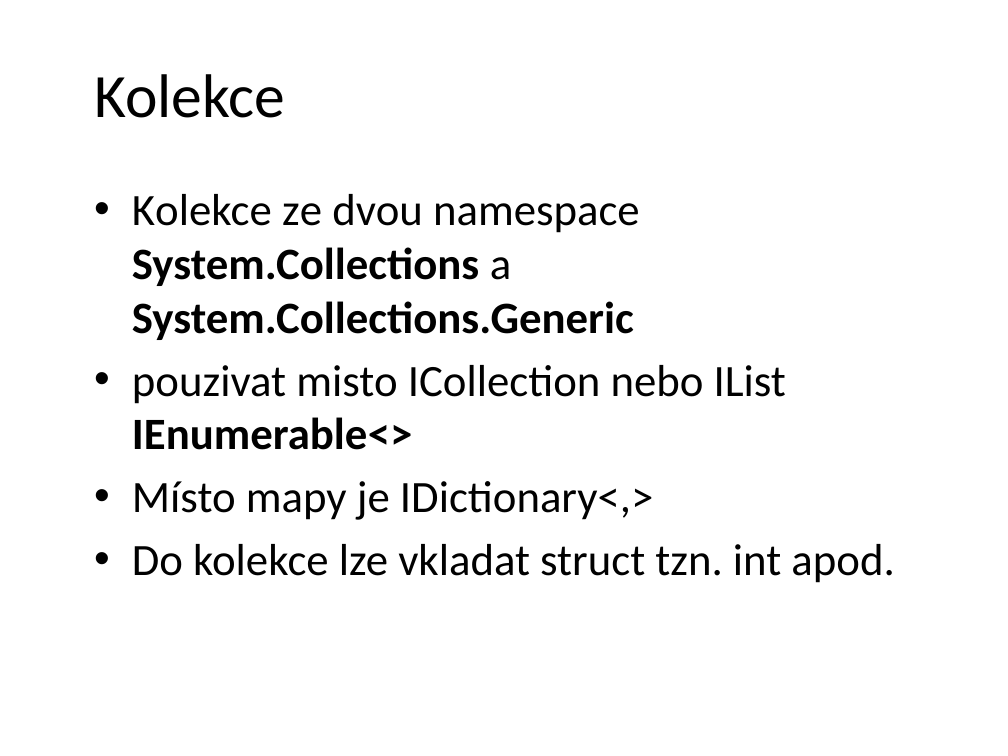
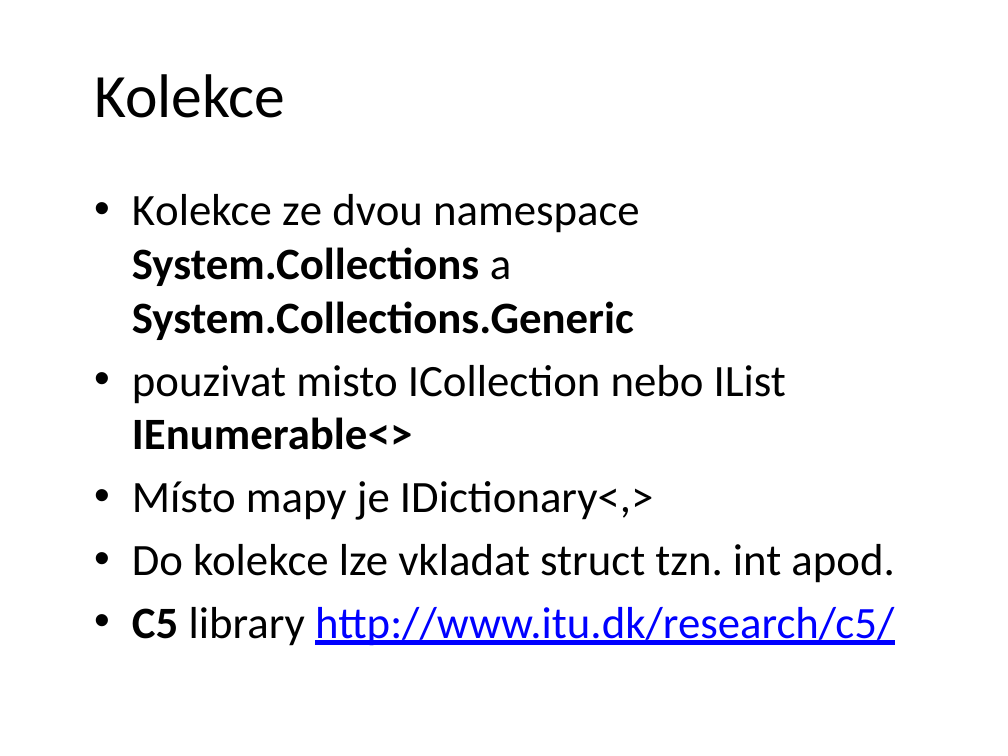
Before and after one commit to petrbalat/Skoleni-Csharp-NET, a slide deck: slide 22 of prezentace.pptx (slide 21 before the commit). Drawn at 1008x756 pixels with LibreOffice and Linux fonts; fonts in the diff are those of the drawing; background and template pictures are left out. Boxes give left, top, right and bottom in pixels: in the first picture for what was removed or moved away, otherwise in the second. Text is boxed around its words. In the diff, an @@ line names an element or a change of style, - is before the commit and + after.

```diff
--- a/prezentace.pptx
+++ b/prezentace.pptx
@@ text at (132,607,894,646): paragraph added @@
+• C5 library http://www.itu.dk/research/c5/
```
Also in this commit, not shown: 1 other slide changed, 1 slide added, 1 other file.
